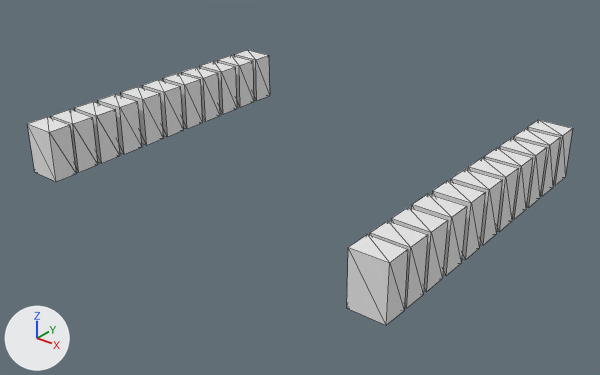
Before and after pictures for a commit that changed the OBJ model LevelEditor/LevelEditor/Assets/Servers.obj.
One viewpoint serves both versions: a 50 mm lens placed at (26.7, -44.0, 18.8), pointed at (0.6, -11.5, -1.4). The axes (+X, +Y, +Z) are drawn at lower left. The lights are the same throughout. Mesh edges are drawn as thin lines. Where no turn or scale is listed for an object, it has been applied to the vertices. Vertices at the same position are counted once.

Names of what the first picture shows: 'Servers'.
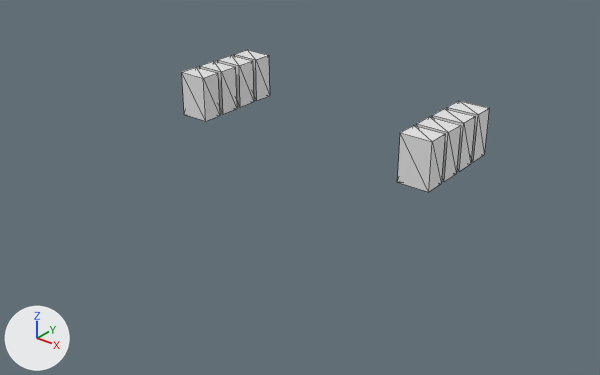
The change in detail:
me_servers is used by ob_servers; location (0.0, 0.0, 0.0).
me_servers had 176 vertices, 264 faces and spanned x -11.9..11.9, y -19.9..-1.8, z -1.0..1.9.
me_servers no longer uses material mat_lambert9sg (white #e7e7e7).
me_servers now has 64 vertices, 96 faces and spans x -11.9..6.9, y -8.2..-1.8, z -1.0..1.9.
me_servers part 1: the loose piece of 8 vertices spanning x 9.9..11.9, y -3.1..-1.8, z -1.0..1.9 is moved by (-5.0, 0.0, 0.0).
me_servers part 2: the loose piece of 8 vertices spanning x 9.9..11.9, y -8.2..-6.8, z -1.0..1.9 is moved by (-5.0, 0.0, 0.0).
me_servers part 3: the loose piece of 8 vertices spanning x 9.9..11.9, y -6.5..-5.1, z -1.0..1.9 is moved by (-5.0, 0.0, 0.0).
me_servers part 4: the loose piece of 8 vertices spanning x 9.9..11.9, y -4.8..-3.4, z -1.0..1.9 is moved by (-5.0, 0.0, 0.0).
me_servers part 5: 14 loose pieces with 112 vertices, spanning x -11.9..11.9, y -19.9..-8.5, z -1.0..1.9, are deleted.

Pixel boxes [x1, y1, x2, y2] of what changed, in the pictures (600 x 375 px; the box of a moved part takes in the faces that stretch with it):
'Servers', reshaped (44% narrower, 48% shorter): before [27, 50, 573, 325]; after [182, 50, 489, 192]
part 1 of me_servers, moved or reshaped: before [528, 120, 573, 185]; after [447, 101, 489, 162]
part 2 of me_servers, moved or reshaped: before [484, 148, 533, 219]; after [397, 125, 445, 192]
part 3 of me_servers, moved or reshaped: before [499, 138, 547, 207]; after [416, 117, 460, 182]
part 4 of me_servers, moved or reshaped: before [514, 129, 560, 196]; after [432, 109, 475, 171]
part 5 of me_servers, deleted: before [27, 73, 518, 325]
